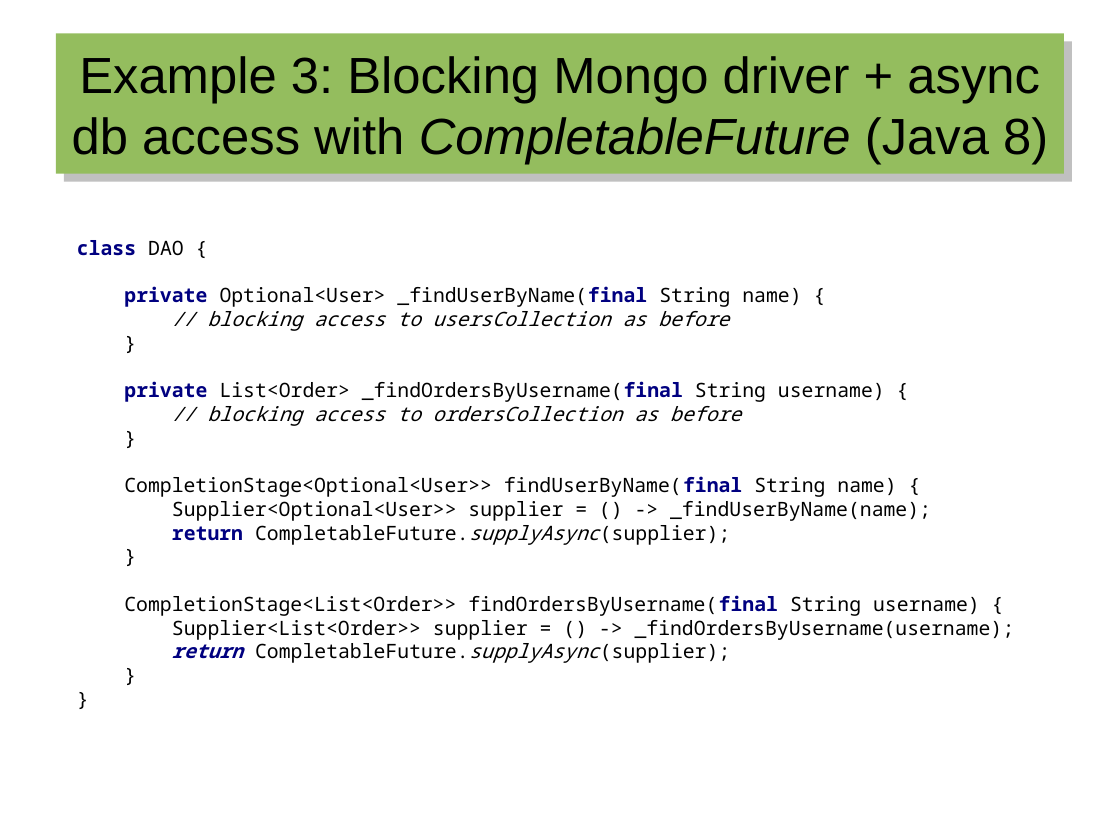
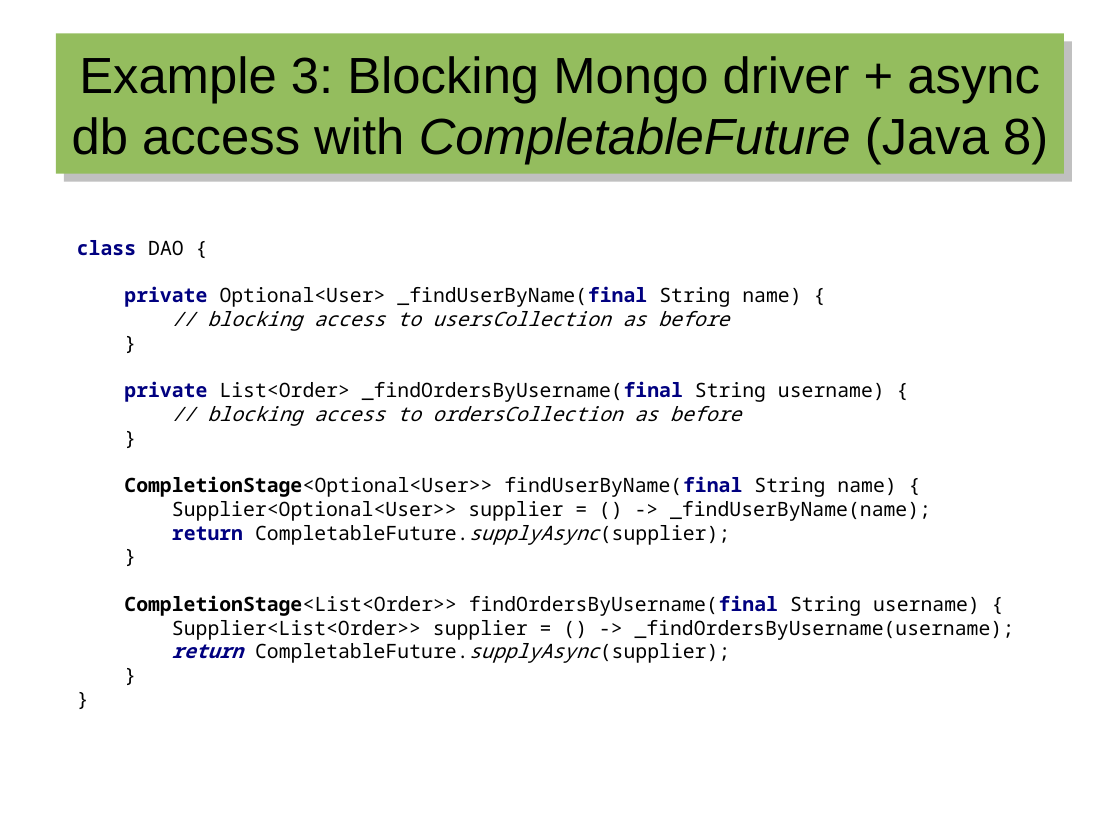
Before and after one commit to hermannhueck/reactive-mongo-access, a slide deck: slide 27 of Slides/2016-08_Reactive Mongo Access from Java 8.odp. Drawn at 1120x840 pixels with LibreOffice and Linux fonts; fonts in the diff are those of the drawing. Boxes give left, top, right and bottom in pixels: in the first picture for what was removed or moved away, otherwise in the second. Text is boxed around its words. In the diff, an @@ line names an element or a change of style, - is before the commit and + after.

Commit message:
minor improvments of Java code and Java slides

```diff
--- a/Slides/2016-08_Reactive Mongo Access from Java 8.odp
+++ b/Slides/2016-08_Reactive Mongo Access from Java 8.odp
@@ text at box(124, 306, 1015, 663): bold on in "CompletionStage<Optional<User>> CompletionStage<List<Order>>" @@
```
Also in this commit, not shown: 10 other slides changed, 15 other files.
